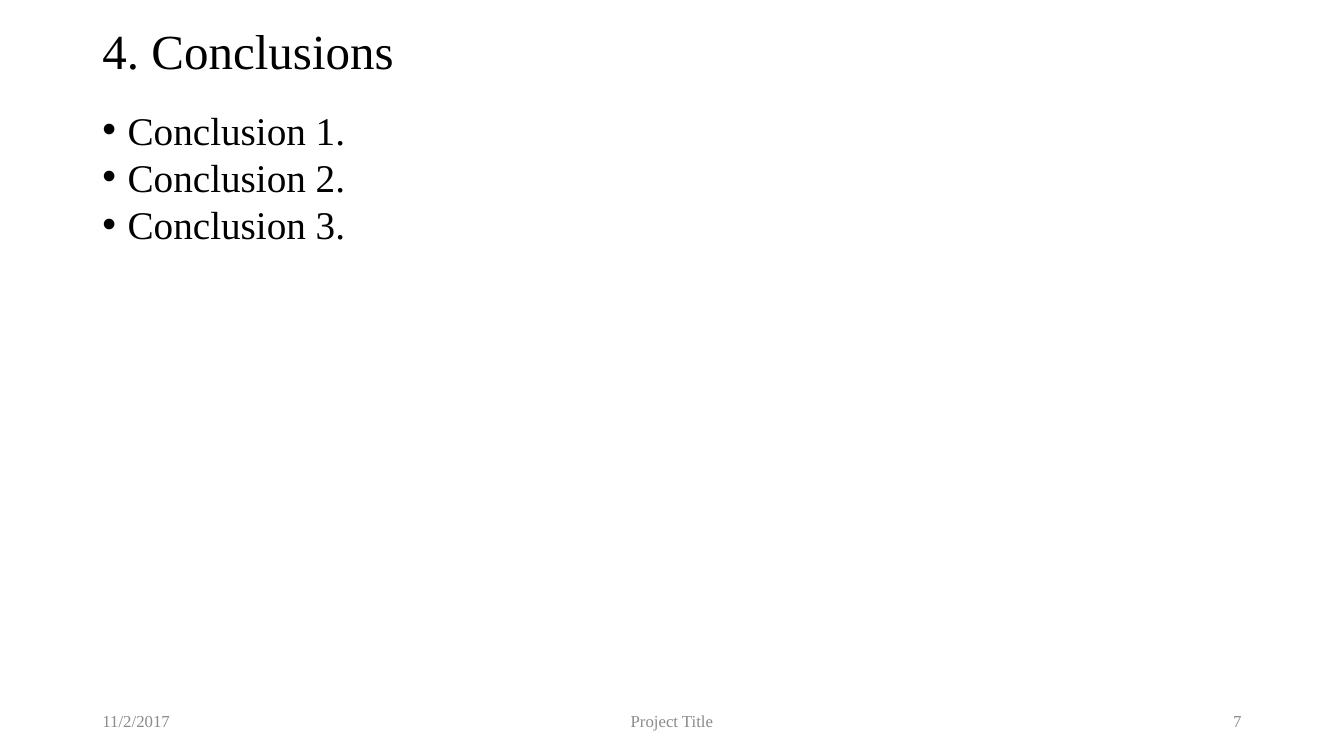
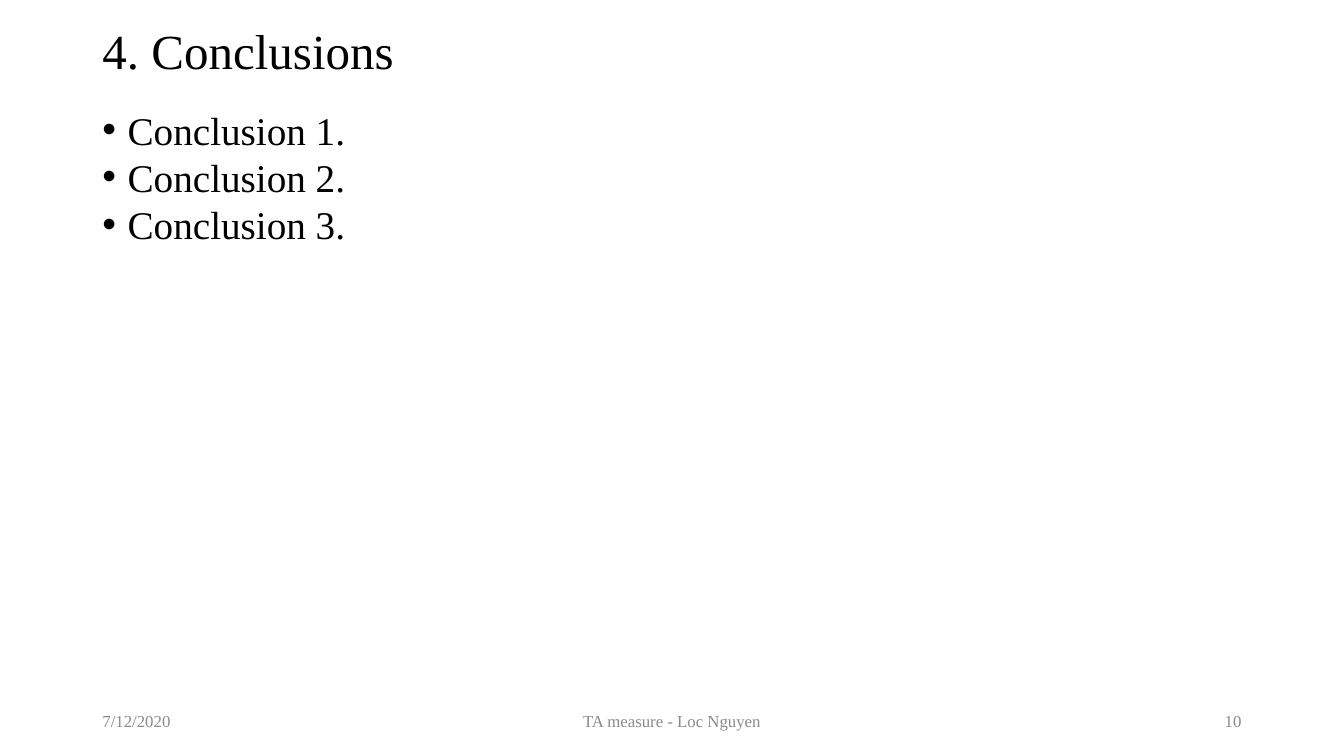
Before and after one commit to locnguyenacademic/sim, a slide deck: slide 10 of 2_design/ta/TA.pptx (slide 7 before the commit). Drawn at 1344x756 pixels with LibreOffice and Linux fonts; fonts in the diff are those of the drawing. Boxes give left, top, right and bottom in pixels: in the first picture for what was removed or moved away, otherwise in the second. Text is boxed around its words. In the diff, an @@ line names an element or a change of style, - is before the commit and + after.

```diff
--- a/2_design/ta/TA.pptx
+++ b/2_design/ta/TA.pptx
@@ text at <box>102,716,170,727</box>: text changed @@
-11/2/2017
+7/12/2020
@@ text at <box>583,716,760,731</box>: text changed @@
-Project Title
+TA measure - Loc Nguyen
@@ page number at <box>1225,716,1242,727</box>: text changed @@
-7
+10
```
Also in this commit, not shown: 8 other slides changed, 3 slides added.
